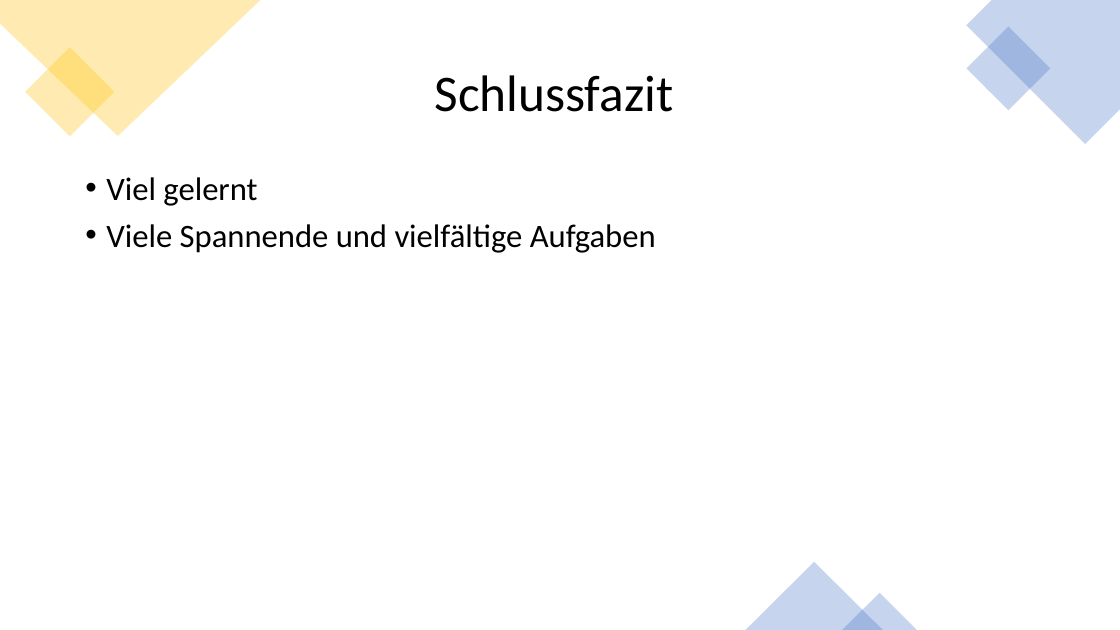
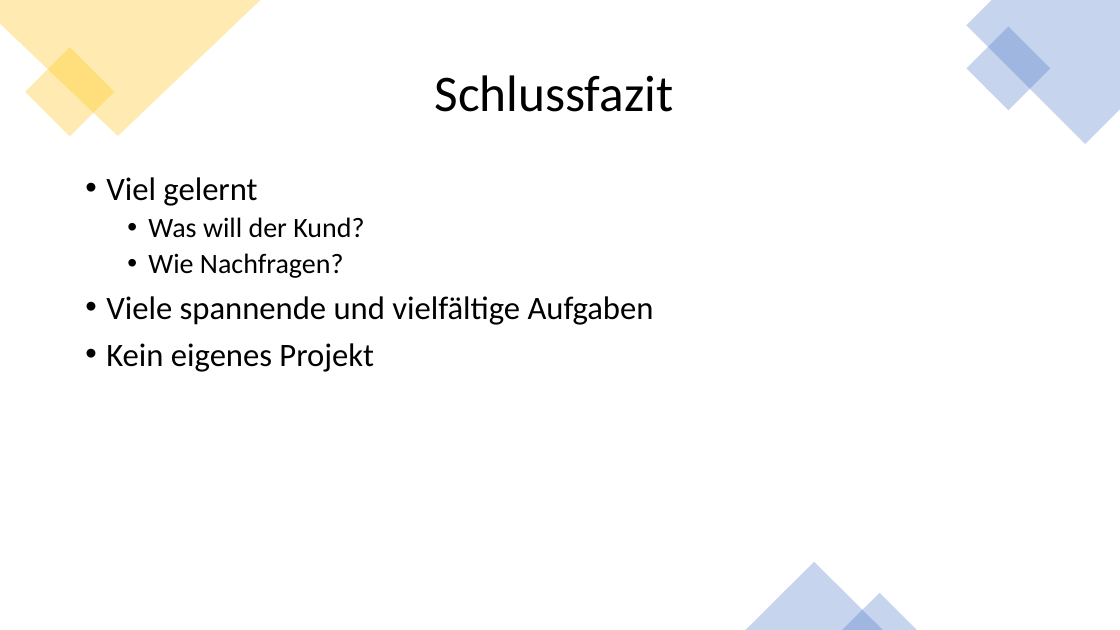
Before and after one commit to RamonaChristen/PSE-Documents, a slide deck: slide 10 of Presentations/Schlussdemo.pptx. Drawn at 1120x630 pixels with LibreOffice and Linux fonts; fonts in the diff are those of the drawing. Boxes give left, top, right and bottom in pixels: in the first picture for what was removed or moved away, otherwise in the second. Text is boxed around its words. In the diff, an @@ line names an element or a change of style, - is before the commit and + after.

Commit message:
add Schluss demo

```diff
--- a/Presentations/Schlussdemo.pptx
+++ b/Presentations/Schlussdemo.pptx
@@ text at box(106, 217, 654, 372): text changed @@
-• Viele Spannende und vielfältige Aufgaben
+  • Was will der Kund?
+  • Wie Nachfragen?
+• Viele spannende und vielfältige Aufgaben
+• Kein eigenes Projekt
```
Also in this commit, not shown: 1 slide added, 1 slide removed.
